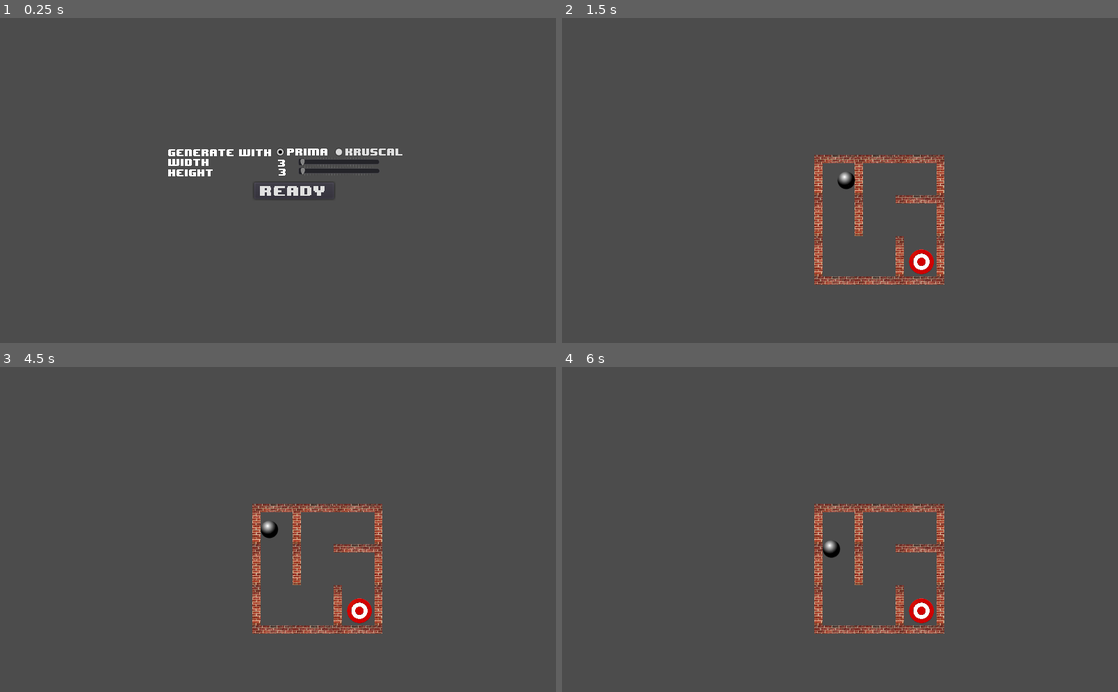
Above: before the commit, frames 1-4 (two rows, left to right).
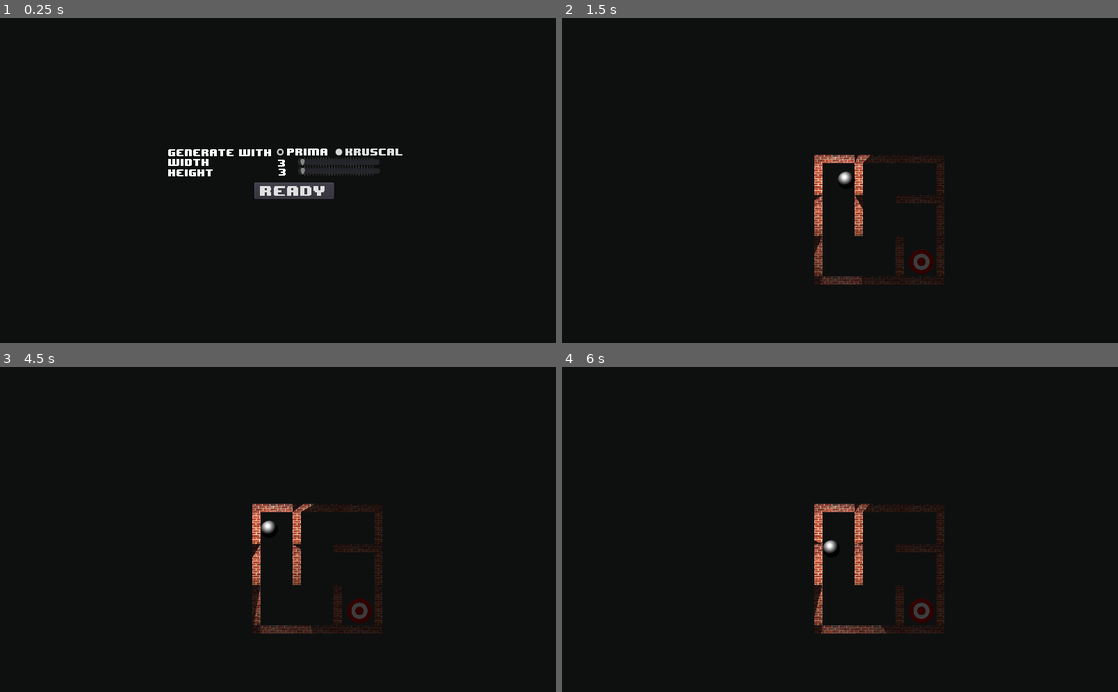
Above: after the commit, the same moments.

Repository: steelsoul/maze
Game: Godot game, scene res://scenes/Main.tscn
Same seed, same stepped clock (60 frames per second), same inputs: the game is played once before the commit and once after it.
Inputs (mouse positions are in pixels of both pictures, inside the frame that each line leads up to):
- Up to frame 1 (0.25 s): no input
- Up to frame 2 (1.5 s): click "Ready" at 0.5 s; tap Enter at 1.25 s; move the mouse to (962, 164) at 1.27 s; hold Right from 1.28 s (still down); click (962, 164) at 1.42 s
- Up to frame 3 (4.5 s): release Right at 2 s; tap Space at 2, 3.5 s; drag from (166, 545) to (361, 610) at 2.02 s; tap Enter at 2.75, 4.25 s; move the mouse to (333, 458) at 2.77 s; hold Right 2.78-3.5 s; drag from (250, 594) to (111, 480) at 3.52 s; move the mouse to (444, 578) at 4.27 s; hold Left from 4.28 s (still down)
- Up to frame 4 (6 s): release Left at 5 s; tap Space at 5 s; drag from (673, 480) to (923, 610) at 5.02 s; move the mouse to (867, 529) at 5.77 s; hold Down from 5.78 s (still down); click (867, 529) at 5.92 s

The runs differ from the first frame. In frame 1, 98% of the frame differs, in the area x 0-100%, y 0-100%; in frame 2, 99%; in frame 3, 99%; in frame 4, 99%.
Error before the commit: Invalid get index '10' (on base: 'Array'). (res://code/Maze.gd:35)

Commit message:
First (bad) implementation

Diff:
--- a/code/Main.gd
+++ b/code/Main.gd
@@ -25,14 +25,7 @@
 
 func _on_Generation_done():
 	maze_generator.disconnect("generation_done", self, "_on_Generation_done")
-	$Maze.setup_maze(maze_generator.get_maze())
-	thread.wait_to_finish()
-	thread = null
-	maze_generator = null
-	$CanvasLayer/InProgressLabel.hide()
-	var dimensions = configuration_.get_dim() - Vector2(1,1)
-	$Maze.setup_game(Vector2(0, 0), dimensions)
-	$Maze.show()
+	$Timer.start()
 
 func _on_Maze_on_game_finished():
 	configuration_.show()
@@ -45,3 +38,13 @@
 	$Maze.hide()
 	$Maze.cleanup()
 	configuration_.show()
+
+func _on_Timer_timeout():
+	$Maze.setup_maze(maze_generator.get_maze())
+	thread.wait_to_finish()
+	thread = null
+	maze_generator = null
+	$CanvasLayer/InProgressLabel.hide()
+	var dimensions = configuration_.get_dim() - Vector2(1,1)
+	$Maze.setup_game(Vector2(0, 0), dimensions)
+	$Maze.show()
--- a/code/Maze.gd
+++ b/code/Maze.gd
@@ -3,6 +3,8 @@
 signal game_over
 
 var MazeGenerator = preload("res://code/MazeGenerator.gd")
+
+enum CellType {CLOSE, LEFT, UP, ADDITIONAL}
 
 func setup_maze(maze):
 	var dim = maze[0]
@@ -14,12 +16,16 @@
 					pass
 				MazeGenerator.CellKind.CLOSE:
 					$Map.set_cellv(Vector2(x,y), 3)
+					add_occluder_to_shapes(x,y,CellType.CLOSE)
 				MazeGenerator.CellKind.HAS_UP:
 					$Map.set_cellv(Vector2(x,y), 0)
+					add_occluder_to_shapes(x,y,CellType.UP)
 				MazeGenerator.CellKind.HAS_LEFT:
 					$Map.set_cellv(Vector2(x,y), 1)
+					add_occluder_to_shapes(x,y,CellType.LEFT)
 			if check_corner_case_condition(rep, dim, x, y):
 				$Map.set_cellv(Vector2(x+1, y+1), 2)
+				add_occluder_to_shapes(x+1,y+1,CellType.ADDITIONAL)
 	for i in range(dim.x):
 		$Map.set_cellv(Vector2(i, dim.y), 0)
 	for i in range(dim.y):
@@ -27,7 +33,7 @@
 	$Map.set_cellv(Vector2(dim.x, dim.y), 2)
 
 func check_corner_case_condition(rep, dim, x, y):
-	if (x > dim.x-1) || (y > dim.y-1): return false
+	if (x >= dim.x-1) || (y >= dim.y-1): return false
 	var id2 = MazeGenerator.get_index_from_coord(Vector2(x+1,y), dim)
 	if rep[id2] != MazeGenerator.CellKind.HAS_LEFT && rep[id2] != MazeGenerator.CellKind.CLOSE: return false
 	var id1 = MazeGenerator.get_index_from_coord(Vector2(x,y+1), dim)
@@ -46,6 +52,8 @@
 	$Player.activate()
 
 func cleanup():
+	for x in $ShadowCasters.get_children():
+		$ShadowCasters.call_deferred("remove_child", x)
 	$Player.hide()
 	$Goal.hide()
 	$Map.clear()
@@ -53,3 +61,27 @@
 
 func _on_Goal_reach_goal():
 	emit_signal("game_over")
+
+func add_occluder_to_shapes(x, y, cellkind):
+	#if x == 0 || y == 0: return
+	var cell_position = $Map.map_to_world(Vector2(x,y), false) * $Map.scale
+	var light_occluder = LightOccluder2D.new()
+	var poly = OccluderPolygon2D.new()
+	poly.closed = true
+	poly.cull_mode = OccluderPolygon2D.CULL_CLOCKWISE
+	var points_array = []
+	if cellkind == CellType.CLOSE:
+		points_array = [Vector2(0,0), Vector2(75,0), Vector2(75,15), Vector2(15,15),
+		Vector2(15,75), Vector2(0, 75)]
+	elif cellkind == CellType.UP:
+		points_array = [Vector2(0,0), Vector2(75,0), Vector2(75,15), Vector2(0,15)]
+	elif cellkind == CellType.LEFT:
+		points_array = [Vector2(0,0), Vector2(15,0), Vector2(15,75), Vector2(0,75)]
+	elif cellkind == CellType.ADDITIONAL:
+		points_array = [Vector2(0,0), Vector2(15,0), Vector2(15,15), Vector2(0,15)]
+	for i in range(points_array.size()):
+		points_array[i] += cell_position
+	poly.set_polygon(points_array)
+	light_occluder.set_occluder_polygon(poly)
+	#$ShadowCasters.call_deferred("add_child", light_occluder)
+	$ShadowCasters.add_child(light_occluder)
--- a/project.godot
+++ b/project.godot
@@ -59,5 +59,7 @@
 
 [rendering]
 
+quality/driver/driver_name="GLES2"
 vram_compression/import_etc=true
+environment/default_clear_color=Color( 0.054902, 0.0627451, 0.0627451, 1 )
 environment/default_environment="res://resource/default_env.tres"
--- a/scenes/Main.tscn
+++ b/scenes/Main.tscn
@@ -36,5 +36,10 @@
 __meta__ = {
 "_edit_use_anchors_": false
 }
+
+[node name="Timer" type="Timer" parent="."]
+wait_time = 0.035
+one_shot = true
 [connection signal="game_over" from="Maze" to="." method="_on_Maze_game_over"]
 [connection signal="configuration_done" from="CanvasLayer/Configuration" to="." method="_on_Configuration_configuration_done"]
+[connection signal="timeout" from="Timer" to="." method="_on_Timer_timeout"]
--- a/scenes/Maze.tscn
+++ b/scenes/Maze.tscn
@@ -102,6 +102,8 @@
 } ]
 3/z_index = 0
 
+[sub_resource type="ShaderMaterial" id=6]
+
 [node name="Maze" type="Node2D"]
 script = ExtResource( 1 )
 
@@ -109,9 +111,11 @@
 scale = Vector2( 0.5, 0.5 )
 tile_set = SubResource( 5 )
 cell_size = Vector2( 150, 150 )
+occluder_light_mask = 2
 format = 1
 
 [node name="Goal" parent="." instance=ExtResource( 4 )]
+visible = false
 scale = Vector2( 0.5, 0.5 )
 
 [node name="Player" parent="." instance=ExtResource( 5 )]
@@ -159,6 +163,12 @@
 "_edit_group_": true,
 "_edit_use_anchors_": false
 }
+
+[node name="CanvasModulate" type="CanvasModulate" parent="."]
+material = SubResource( 6 )
+color = Color( 0.235294, 0.235294, 0.235294, 1 )
+
+[node name="ShadowCasters" type="Node2D" parent="."]
 [connection signal="reach_goal" from="Goal" to="." method="_on_Goal_reach_goal"]
 [connection signal="pressed" from="CanvasLayer/Button" to="." method="_on_Button_pressed"]
 [connection signal="pressed" from="CanvasLayer/Button2" to="." method="_on_Button2_pressed"]
--- a/scenes/Player.tscn
+++ b/scenes/Player.tscn
@@ -1,7 +1,8 @@
-[gd_scene load_steps=4 format=2]
+[gd_scene load_steps=5 format=2]
 
 [ext_resource path="res://arts/ball_IMG_20190429_102806.png" type="Texture" id=1]
 [ext_resource path="res://code/Player.gd" type="Script" id=2]
+[ext_resource path="res://arts/light.png" type="Texture" id=3]
 
 [sub_resource type="CircleShape2D" id=1]
 radius = 31.5677
@@ -21,13 +22,19 @@
 "_edit_group_": true
 }
 
-[node name="Sprite" type="Sprite" parent="."]
-position = Vector2( 0, 1.47524 )
-scale = Vector2( 0.5, 0.5 )
-texture = ExtResource( 1 )
-
 [node name="Camera2D" type="Camera2D" parent="."]
 limit_smoothed = true
 drag_margin_h_enabled = true
 drag_margin_v_enabled = true
 smoothing_enabled = true
+
+[node name="Light2D" type="Light2D" parent="."]
+texture = ExtResource( 3 )
+range_z_min = -512
+range_z_max = 512
+shadow_enabled = true
+
+[node name="Sprite" type="Sprite" parent="."]
+position = Vector2( 0, 1.47524 )
+scale = Vector2( 0.5, 0.5 )
+texture = ExtResource( 1 )
Binary file added: arts/light.png
Not shown, added: arts/light.png.import
Not shown: 1 places in scenes/Maze.tscn that only renumber resources
